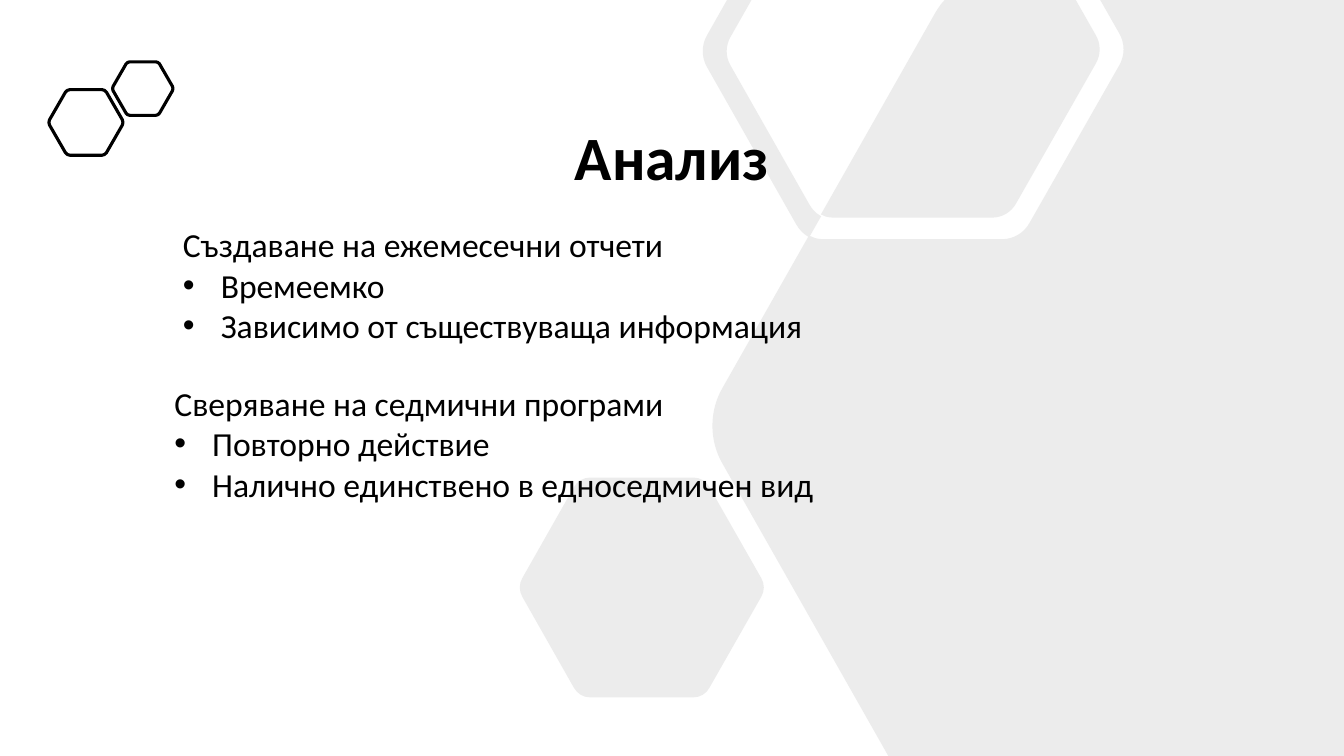
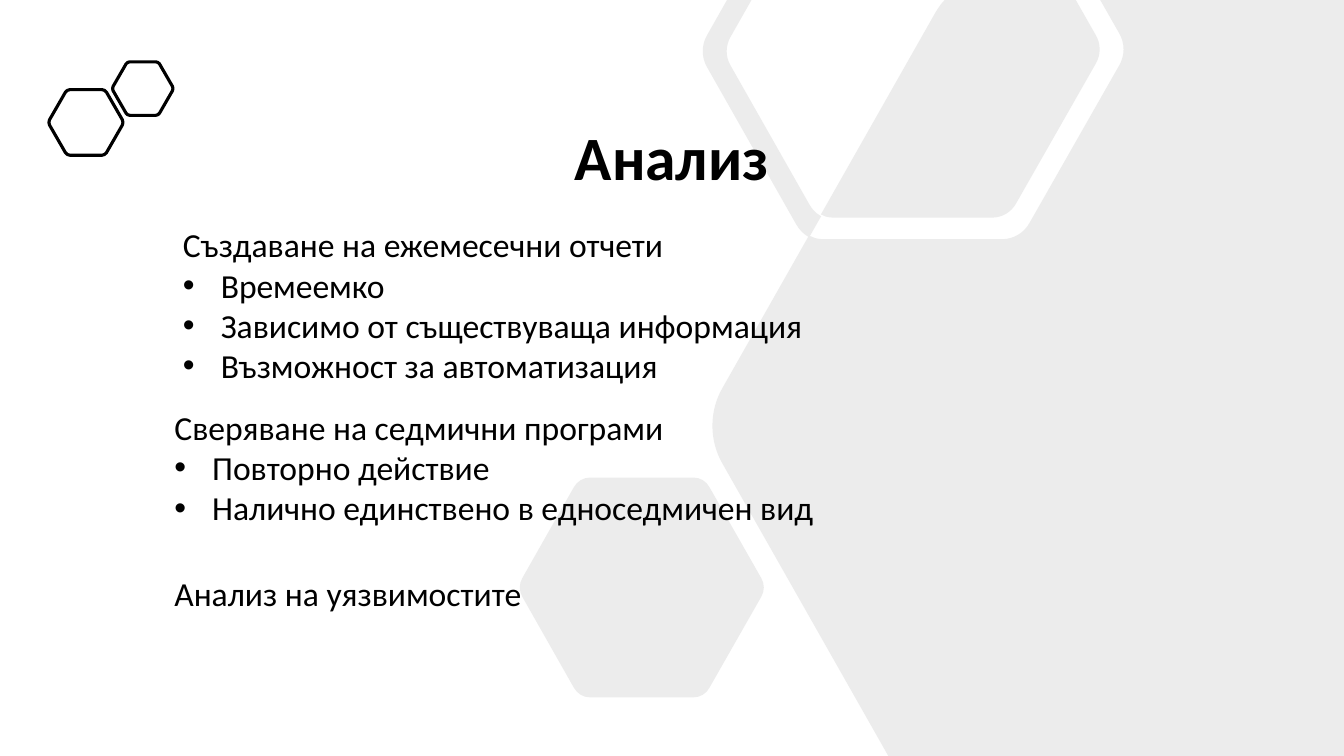
Before and after one commit to nikolaizhnikolov/NVNA-Schedule-Exporter, a slide deck: slide 2 of docs/Дипломна_Работа_62620113.pptx. Drawn at 1344x756 pixels with LibreOffice and Linux fonts; fonts in the diff are those of the drawing. Boxes give left, top, right and bottom in pixels: in the first picture for what was removed or moved away, otherwise in the second. Text is boxed around its words. In the diff, an @@ line names an element or a change of style, - is before the commit and + after.

```diff
--- a/docs/Дипломна_Работа_62620113.pptx
+++ b/docs/Дипломна_Работа_62620113.pptx
@@ text at [221,356,658,384]: paragraph added @@
+• Възможност за автоматизация
@@ text "Сверяване на седмични програми": place and size @@
-text "Сверяване на седмични програми" at [174,394,813,503]
+text "Сверяване на седмични програми" at [174,418,813,526]
@@ text added at [174,584,522,612], 24 pt, text #000000 @@
+Анализ на уязвимостите
```
Also in this commit, not shown: 2 other slides changed, 1 slide added, 2 other files.
